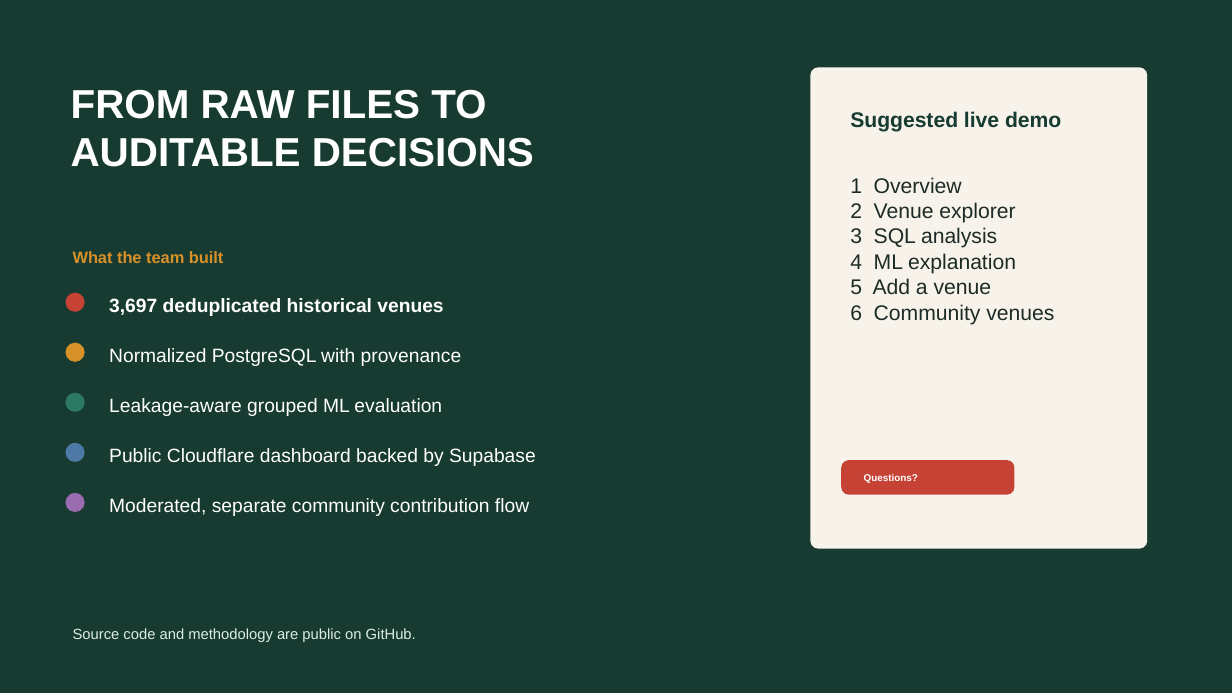
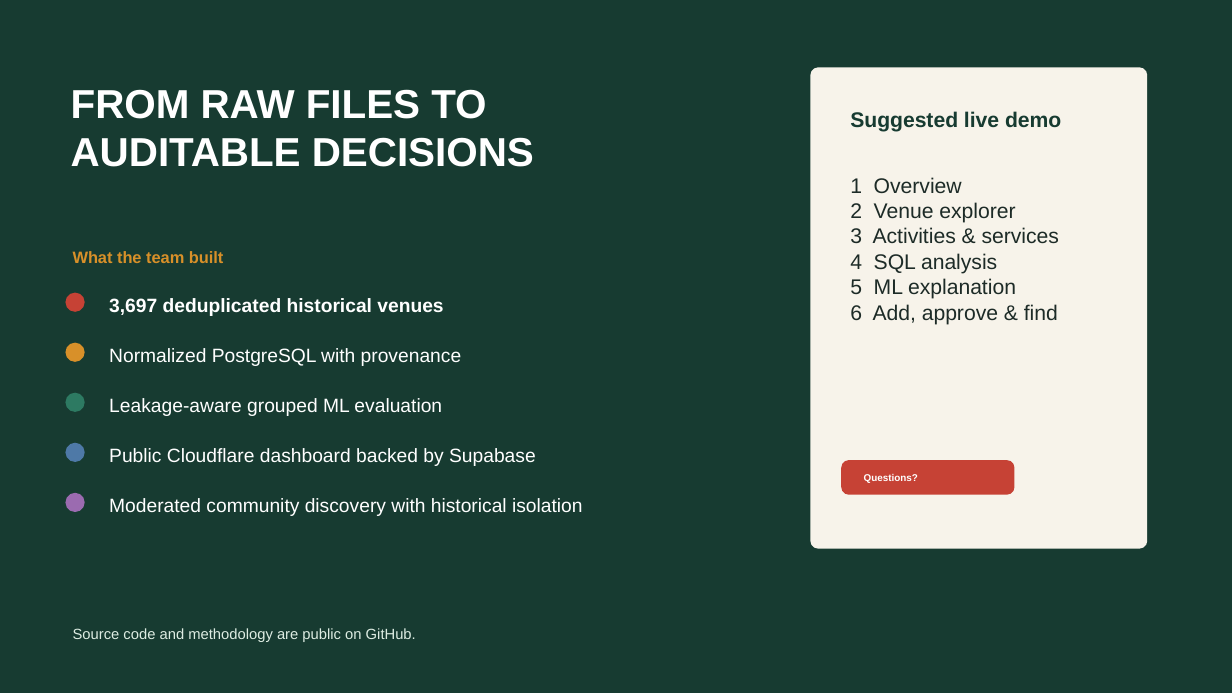
Before and after one commit to dhivaa-2004/playo-bdm-capstone, a slide deck: slide 16 of deliverables/Playo_BDM_Capstone_Team_Presentation.pptx. Drawn at 1232x693 pixels with LibreOffice and Linux fonts; fonts in the diff are those of the drawing. Boxes give left, top, right and bottom in pixels: in the first picture for what was removed or moved away, otherwise in the second. Text is boxed around its words. In the diff, an @@ line names an element or a change of style, - is before the commit and + after.

```diff
--- a/deliverables/Playo_BDM_Capstone_Team_Presentation.pptx
+++ b/deliverables/Playo_BDM_Capstone_Team_Presentation.pptx
@@ text at [850,227,1059,325]: text changed @@
-3 SQL analysis
-4 ML explanation
-5 Add a venue
-6 Community venues
+3 Activities & services
+4 SQL analysis
+5 ML explanation
+6 Add, approve & find
@@ text at [109,498,583,516]: text changed @@
-Moderated, separate community contribution flow
+Moderated community discovery with historical isolation
```
Also in this commit, not shown: 6 other slides changed, 5 other files.
